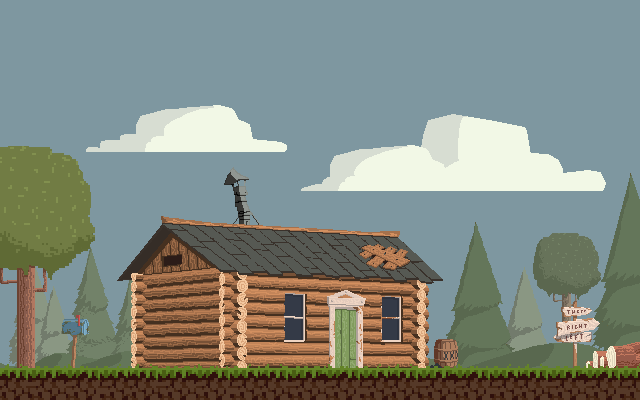
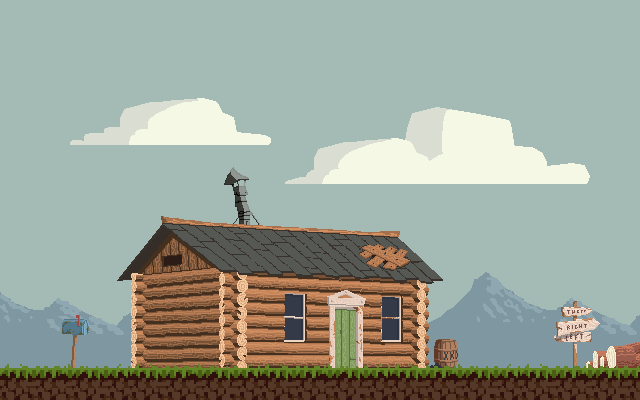
Before/after of a 640 x 400 layered artwork. What changed in the layer stack:
hid "Layer 22" over [0, 146, 95, 368]
hid "Layer 6" over [0, 173, 640, 368]
added layer "Layer 30 copy" above "Layer 30" over [0, 292, 133, 368]
added layer "Layer 30" above "Layer 31" over [426, 272, 640, 368]
added layer "Layer 31" above "Layer 29" over [70, 98, 590, 184]
painted on "Layer 16" over [0, 0, 640, 368]
removed layer "Layer 11 copy 3" over [301, 114, 606, 191]
removed layer "Layer 0" over [0, 0, 640, 368]
added layer "Layer 23" over [0, 0, 640, 191]
